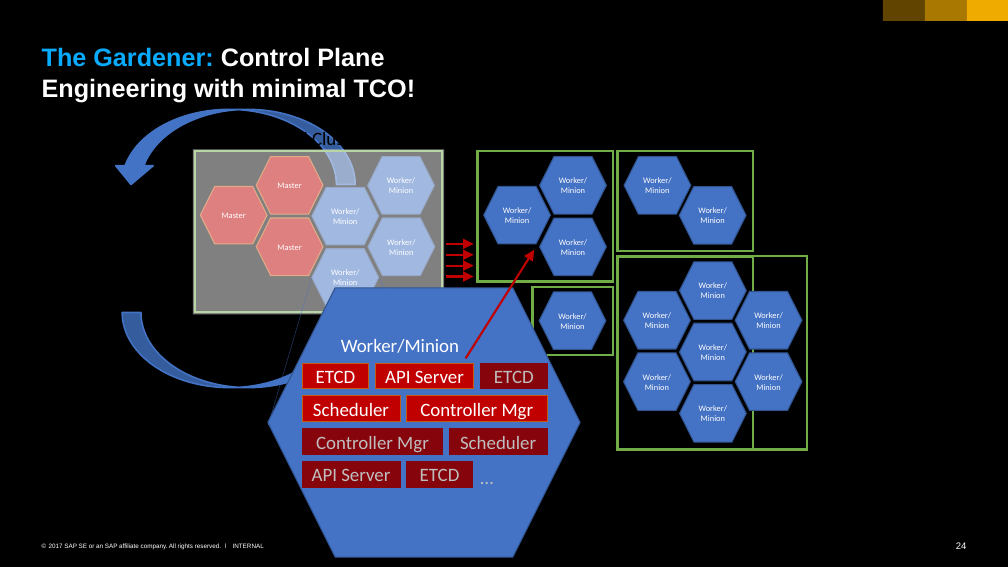
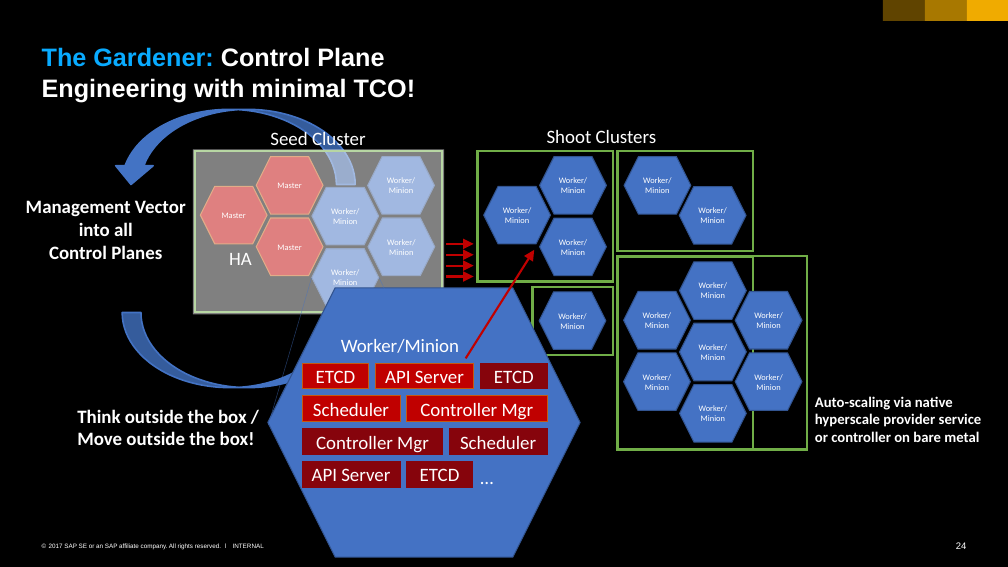
Before and after one commit to cuijiyao01/docker-k8s-training, a slide deck: slide 24 of kubernetes/11_administration.pptx. Drawn at 1008x567 pixels with LibreOffice and Linux fonts; fonts in the diff are those of the drawing. Boxes give left, top, right and bottom in pixels: in the first picture for what was removed or moved away, otherwise in the second. Text is boxed around its words. In the diff, an @@ line names an element or a change of style, - is before the commit and + after.

Commit message:
remove sound, fix font color

```diff
--- a/kubernetes/11_administration.pptx
+++ b/kubernetes/11_administration.pptx
@@ text "Seed Cluster" at (270,129,366,150): text colour #000000 to #FFFFFF @@
@@ text added at (547,130,657,143), 18 pt, text #FFFFFF @@
+Shoot Clusters
@@ text added at (26,200,186,259), 18 pt, text #FFFFFF, bold @@
+Management Vector
+into all
+Control Planes
@@ text added at (229,253,252,265), 18 pt, text #FFFFFF @@
+HA
@@ text added at (77,409,255,445), 18 pt, text #FFFFFF, bold @@
+Think outside the box /
+Move outside the box!
@@ text added at (815,396,982,442), 14 pt, text #FFFFFF, bold @@
+Auto-scaling via native
+hyperscale provider service
+or controller on bare metal
@@ text colour #BFBFBF to #FFFFFF in 6 elements at (406,461,472,487), (302,461,400,487), (481,363,547,388), (449,428,547,454), (302,428,443,454), (473,461,502,491) @@
```
Also in this commit, not shown: 2 other slides changed.
